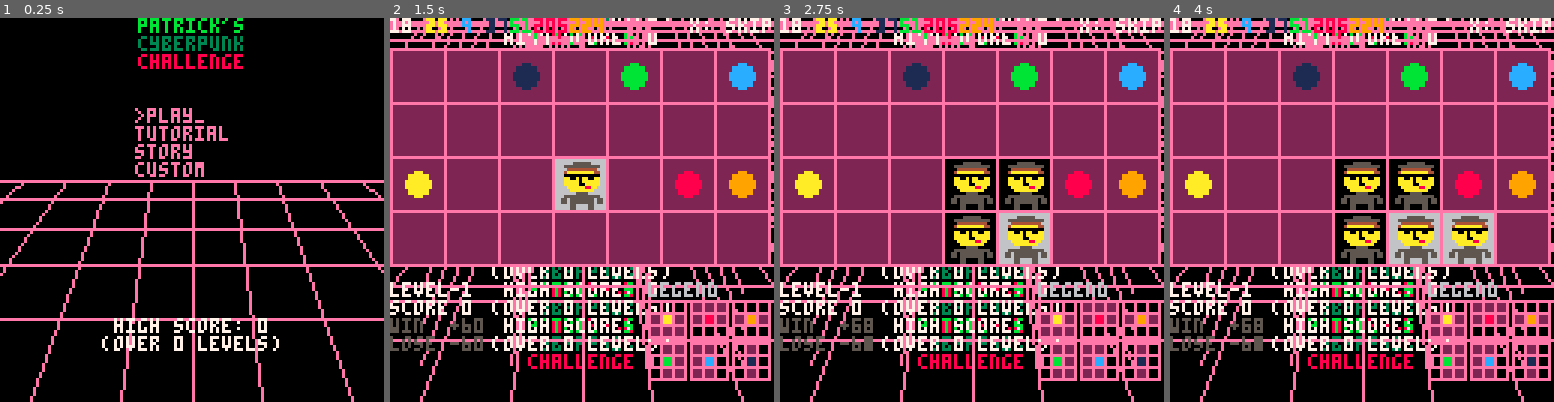
Above: before the commit, frames 1-4 (left to right).
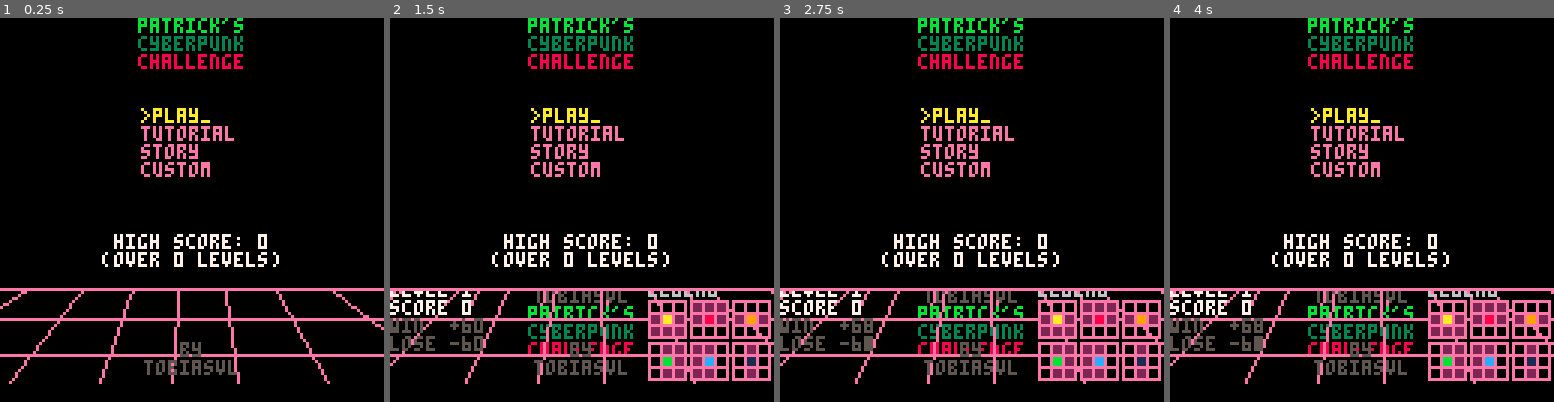
Above: after the commit, the same moments.

Repository: tobiasvl/patrick
Game: PICO-8 cartridge patrick.p8
Same seed, same stepped clock (60 frames per second), same inputs: the game is played once before the commit and once after it.
Inputs (mouse positions are in pixels of both pictures, inside the frame that each line leads up to):
- Up to frame 1 (0.25 s): no input
- Up to frame 2 (1.5 s): tap X (X key) at 0.33, 1.07 s; click (670, 121) at 0.67 s; tap O (Z key) at 0.7 s; click (436, 267) at 1.22 s
- Up to frame 3 (2.75 s): hold Right 1.6-2.1 s; tap O (Z key) at 1.7, 2.1, 2.5 s; click (887, 114) at 1.77 s; tap X (X key) at 1.85 s; hold Up 2.15-2.42 s; click (952, 259) at 2.32 s; hold Right from 2.47 s (still down)
- Up to frame 4 (4 s): click (1404, 106) at 2.87 s; tap O (Z key) at 2.9, 3.3, 3.7 s; tap X (X key) at 2.97 s; release Right at 3.03 s; hold Left 3.08-3.58 s; click (1465, 256) at 3.42 s; hold Down 3.63-3.97 s; click (1231, 102) at 3.97 s

The runs differ from the first frame. In frame 1, 13% of the frame differs, in the area x 0-100%, y 23-100%; in frame 2, 72%, in the area x 0-100%, y 0-100%; in frame 3, 70%; in frame 4, 70%.

Commit message:
Improved title screen

Diff:
--- a/patrick.p8
+++ b/patrick.p8
@@ -25,20 +25,32 @@
   last_mouse=0
   cartdata("tobiasvl_patrick")
   poke(0x5f2d,1)
-  title_y=50
+  title_x=0
+  title_x2=0
   title_dir=true
   emulated=stat(102)!=0
   story_scroll=127
   kill=false
   mouse_pointer=0
   music(0)
+  title_lines={
+    {title_x+64,90,title_x2+64,127,14},
+    {title_x+50,90,title_x2+40,127,14},
+    {title_x+36,90,title_x2+10,127,14},
+    {title_x+22,90,title_x2-30,127,14},
+    {title_x+8,90,title_x2-80-0.5,127,14},
+    {title_x+120,90,title_x2+127+80,127,14},
+    {title_x+106,90,title_x2+127+30,127,14},
+    {title_x+92,90,title_x2+127-10-0.5,127,14},
+    {title_x+78,90,title_x2+127-40-0.5,127,14},
+  }
 end
 
 menu={
-  function() init_board() mode=modes.play music(-1) end,
-  function() init_board(true) page=1 mode=modes.tutorial music(-1) end,
-  function() init_board() story_scroll=127 mode=modes.story end,
-  function() init_board(true,true) mode=modes.custom music(-1) end
+  {function() init_board() mode=modes.play music(-1) end, "play"},
+  {function() init_board(true) page=1 mode=modes.tutorial music(-1) end, "tutorial"},
+  {function() init_board() story_scroll=127 mode=modes.story end, "story"},
+  {function() init_board(true,true) mode=modes.custom music(-1) end, "custom"}
 }
 
 keys={
@@ -65,14 +78,16 @@
     menuitem(1)
     if (button==4) menu_selection=menu_selection==1 and #menu or menu_selection-1
     if (button==8) menu_selection=(menu_selection%#menu)+1
-    if (button==0x10) menu[menu_selection]()
+    if (button==0x10) menu[menu_selection][1]()
     if (button==0x20) kill=true --todo debug
   elseif mode==modes.play or mode==modes.custom_play then
     menuitem(1,"title screen",function() mode=modes.title_screen music(0) end)
     if (mode==modes.play and button==0x20 and destroyed==0) init_board()
     if destroyed==27 then
+      sfx(25)
       mode=mode==modes.play and modes.win or modes.win_custom
     elseif get_tile(patrick.x-1,patrick.y)==-1 and get_tile(patrick.x+1,patrick.y)==-1 and get_tile(patrick.x-1,patrick …(220 unchanged characters)…
+      sfx(8)
       mode=mode==modes.play and modes.game_over or modes.game_over_custom
     end
     new_highlight={}
@@ -98,6 +113,7 @@
       patrick.x,patrick.y=highlight.x,highlight.y
       local tile=get_tile(highlight.x,highlight.y)
       if tile>0 then
+        sfx(33)
         if tile==7 or tile==2 then
           destroy_tile(highlight.x-1,highlight.y-1)
           destroy_tile(highlight.x,highlight.y-1)
@@ -119,6 +135,8 @@
           destroy_tile(highlight.x+1,highlight.y+1)
         end
         set_tile(highlight.x,highlight.y,0)
+      elseif destroyed!=27 then
+        sfx(60)
       end
     end
   elseif mode==modes.win then
@@ -183,7 +201,6 @@
       story_scroll+=1
     elseif btnp(4) or btnp(5) then
       mode=modes.title_screen
-      music(0)
     else
       if not kill then
         story_scroll-=0.2
@@ -217,17 +234,14 @@
     if mouse then
       local x,y=stat(32),stat(33)
       cell_x,cell_y=ceil(x/18),ceil((y-10)/18)
-      -- slippe
       if mouse_pointer!=0 and get_tile(cell_x,cell_y)==-1 then
         mouse_pointer=0
-      -- plukk opp patrick fra tray og brett
       elseif patrick.x==-1 and x>=0 and x<=15 and y>=94 and y<=110 then
         mouse_pointer=1
       elseif patrick.x==cell_x and patrick.y==cell_y then
         patrick={x=-1,y=-1}
         balls[1].pos=0
         mouse_pointer=1
-      -- plukk opp ball fra tray
       elseif balls[2].pos==0 and x>=16 and x<=24 and y>=94 and y<=102 then
         mouse_pointer=2
       elseif balls[3].pos==0 and x>=26 and x<=34 and y>=94 and y<=102 then
@@ -272,32 +286,51 @@
     center("patrick's",11)
     center("cyberpunk",3)
     center("challenge",8)
-    if (title_dir) title_y+=0.5 else title_y-=0.5
-    if (title_y==128 or title_y==50) title_dir=not title_dir
-    line(0,title_y,127,title_y,14)
+    title_y=90
+
+    --title_x-=0.5
+    --title_x2-=1
+    line(0,90,127,title_y,14)
     line(0,title_y+6,127,title_y+6,14)
     line(0,title_y+16,127,title_y+16,14)
     line(0,title_y+28,127,title_y+28,14)
     line(0,title_y+46,127,title_y+46,14)
-    line(64,title_y,64,127,14)
-    line(50,title_y,40,127,14)
-    line(36,title_y,10,127,14)
-    line(22,title_y,-30,127,14)
-    line(8,title_y,-80,127,14)
-    line(120,title_y,127+80,127,14)
-    line(106,title_y,127+30,127,14)
-    line(92,title_y,127-10,127,14)
-    line(78,title_y,127-40,127,14)
-    cursor(45,30)
-    print(menu_selection==1 and ">play_" or "play")
-    print(menu_selection==2 and ">tutorial_" or "tutorial")
-    print(menu_selection==3 and ">story_" or "story")
-    print(menu_selection==4 and ">custom_" or "custom")
+    for i=1,#title_lines do
+      line(title_lines[i][1],title_lines[i][2],title_lines[i][3],title_lines[i][4],14)
+      title_lines[i][1]-=0.5
+      title_lines[i][3]-=1
+      if (title_lines[i][1]<0) title_lines[i]={title_x+120,90,title_x2+127+80,127,14}
+    end
+    --line(title_x+64,title_y,title_x2+64,127,14)
+    --line(title_x+50,title_y,title_x2+40,127,14)
+    --line(title_x+36,title_y,title_x2+10,127,14)
+    --line(title_x+22,title_y,title_x2-30,127,14)
+    --line(title_x+8,title_y,title_x2-80-0.5,127,14)
+    --line(title_x+120,title_y,title_x2+127+80,127,14)
+    --line(title_x+106,title_y,title_x2+127+30,127,14)
+    --line(title_x+92,title_y,title_x2+127-10-0.5,127,14)
+    --line(title_x+78,title_y,title_x2+127-40-0.5,127,14)
+    cursor(47,30)
+    for i=1,4 do
+      color(menu_selection==i and 10 or 14)
+      if (menu_selection==i) then
+        color(10)
+        print(">"..menu[i][2].."_")
+      else
+        color(14)
+        print(menu[i][2])
+      end
+    end
+    color()
     high_score=dget(1)
     high_run=dget(2)
-    cursor(0,100)
+    cursor(0,72)
     center("high score: "..high_score,7)
     center("(over "..high_run.." levels)",7)
+    cursor(0,114)
+    clip(0,title_y+1,128,128)
+    center("by",5)
+    center("tobiasvl",5)
   elseif mode==modes.tutorial then
     cls()
     print("z: next",128-(7*4),0,7)
@@ -420,16 +453,16 @@
           if (highlight.x==x and highlight.y==y) bg=6
           local highlighted_tile=get_tile(highlight.x,highlight.y)
           if not kill and highlighted_tile>0 then
-            if highlighted_tile==10 or highlighted_tile==9 then
+            if highlighted_tile==7 or highlighted_tile==2 then
               if (y==highlight.y-1 and (x==highlight.x-1 or x==highlight.x or x==highlight.x+1)) bg=0
             end
-            if highlighted_tile==8 or highlighted_tile==9 then
+            if highlighted_tile==3 or highlighted_tile==2 then
               if (y==highlight.y+1 and (x==highlight.x-1 or x==highlight.x or x==highlight.x+1)) bg=0
             end
-            if highlighted_tile==11 or highlighted_tile==1 then
+            if highlighted_tile==4 or highlighted_tile==5 then
               if (x==highlight.x-1 and (y==highlight.y-1 or y==highlight.y or y==highlight.y+1)) bg=0
             end
-            if highlighted_tile==12 or highlighted_tile==1 then
+            if highlighted_tile==6 or highlighted_tile==5 then
               if (x==highlight.x+1 and (y==highlight.y-1 or y==highlight.y or y==highlight.y+1)) bg=0
             end
           end
